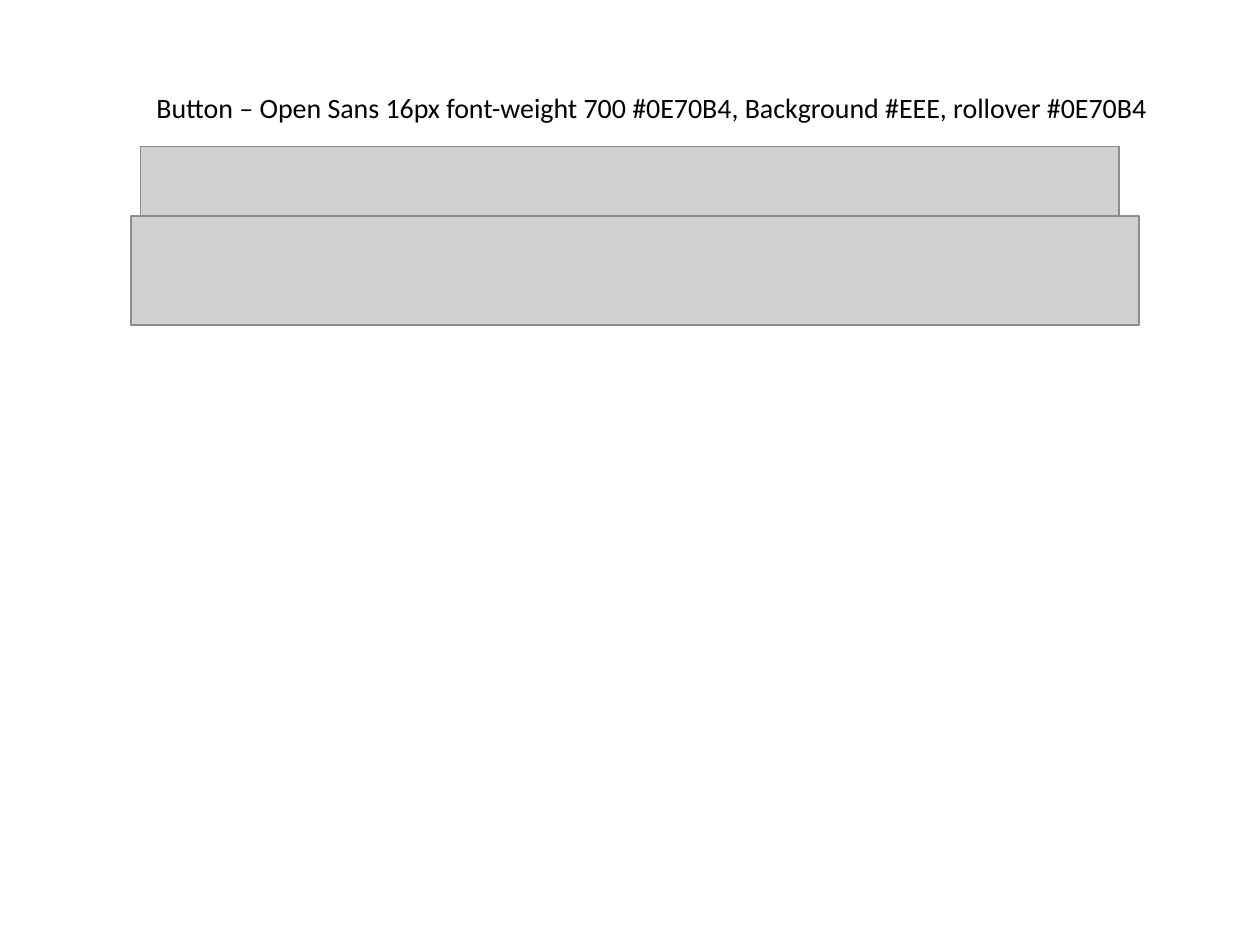
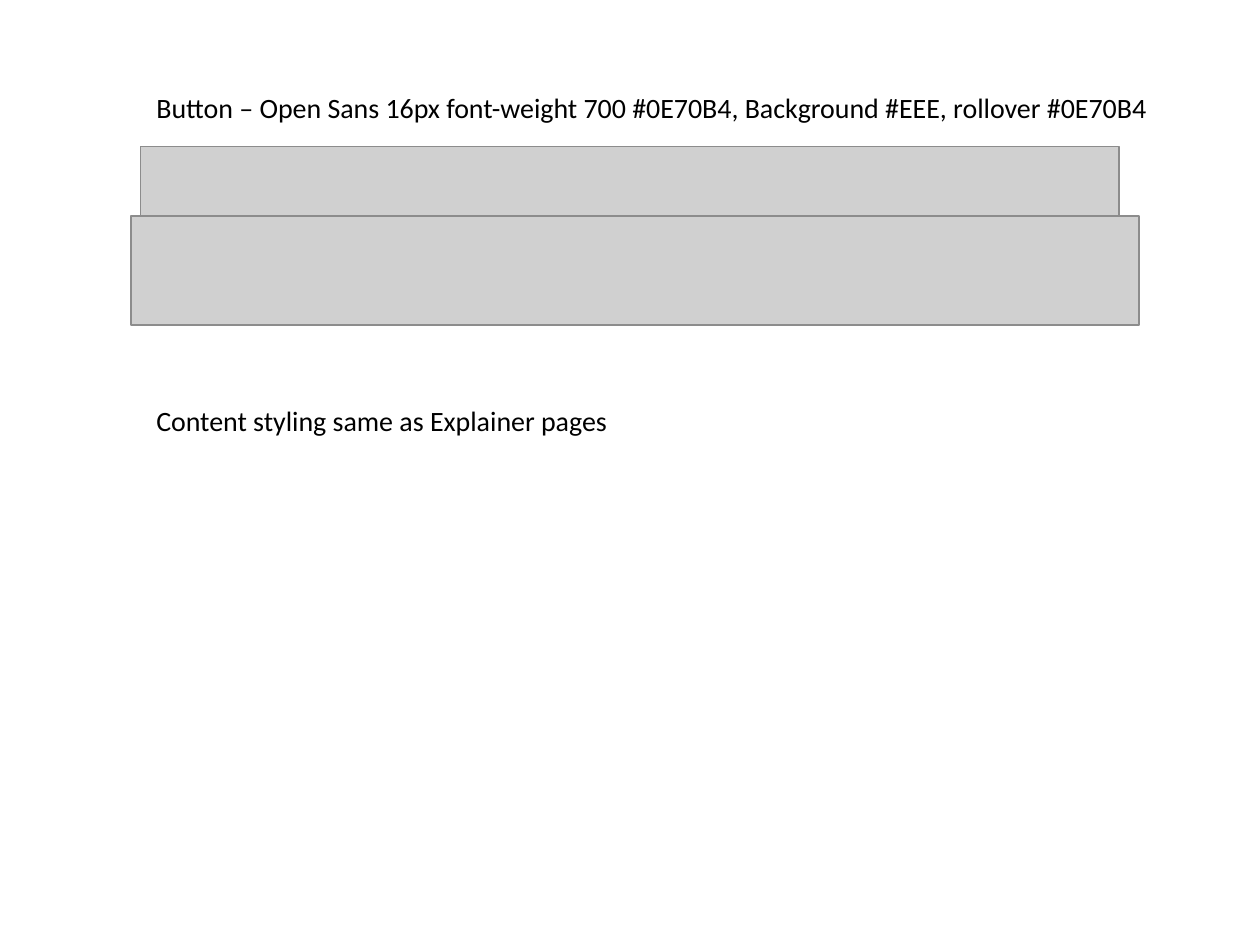
Before and after one commit to CMSgov/HealthCare.gov-Styleguide, a slide deck: slide 25 of style-inventories/LEARN_Style_Audit.pptx. Drawn at 1260x945 pixels with LibreOffice and Linux fonts; fonts in the diff are those of the drawing; grey boxes stand for pictures. Boxes give left, top, right and bottom in pixels: in the first picture for what was removed or moved away, otherwise in the second. Text is boxed around its words. In the diff, an @@ line names an element or a change of style, - is before the commit and + after.

```diff
--- a/style-inventories/LEARN_Style_Audit.pptx
+++ b/style-inventories/LEARN_Style_Audit.pptx
@@ text added at <box>156,411,607,436</box>, 16 pt, text #000000 @@
+Content styling same as Explainer pages
```
Also in this commit, not shown: 1 other slide changed, 5 slides added.
